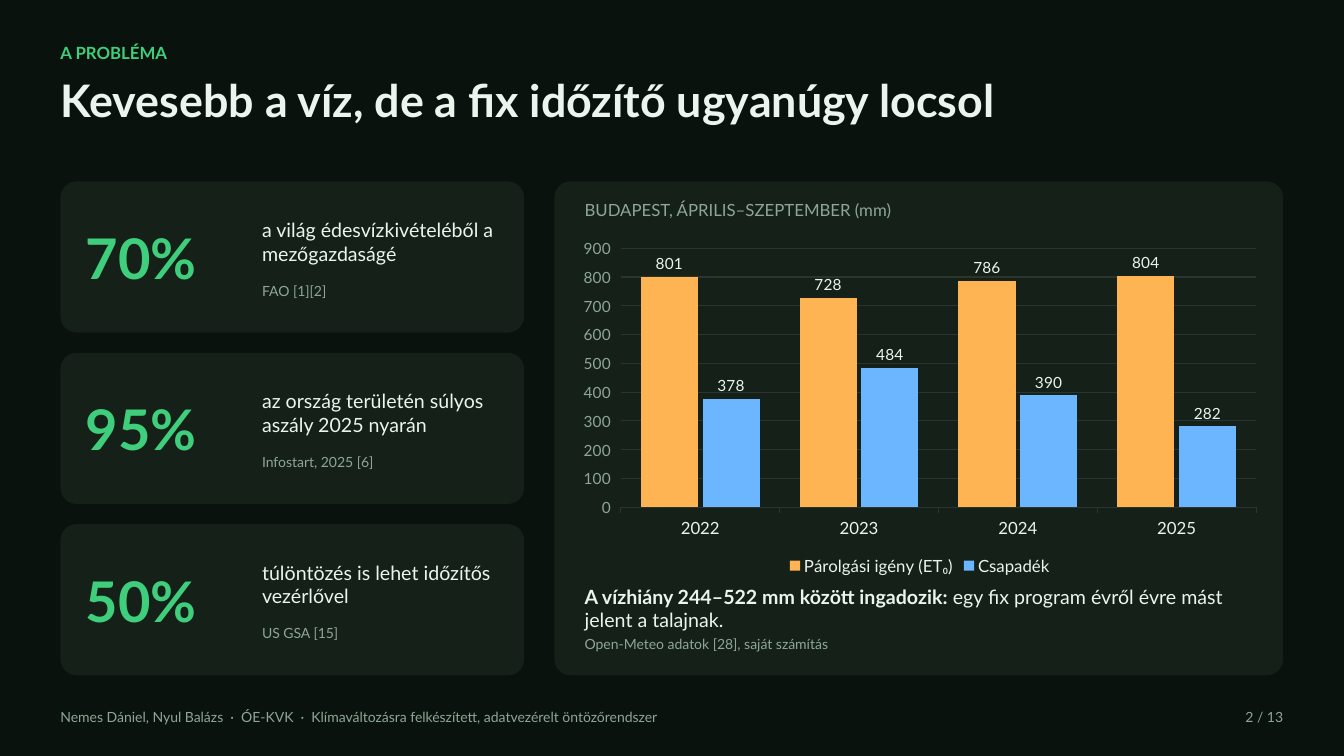
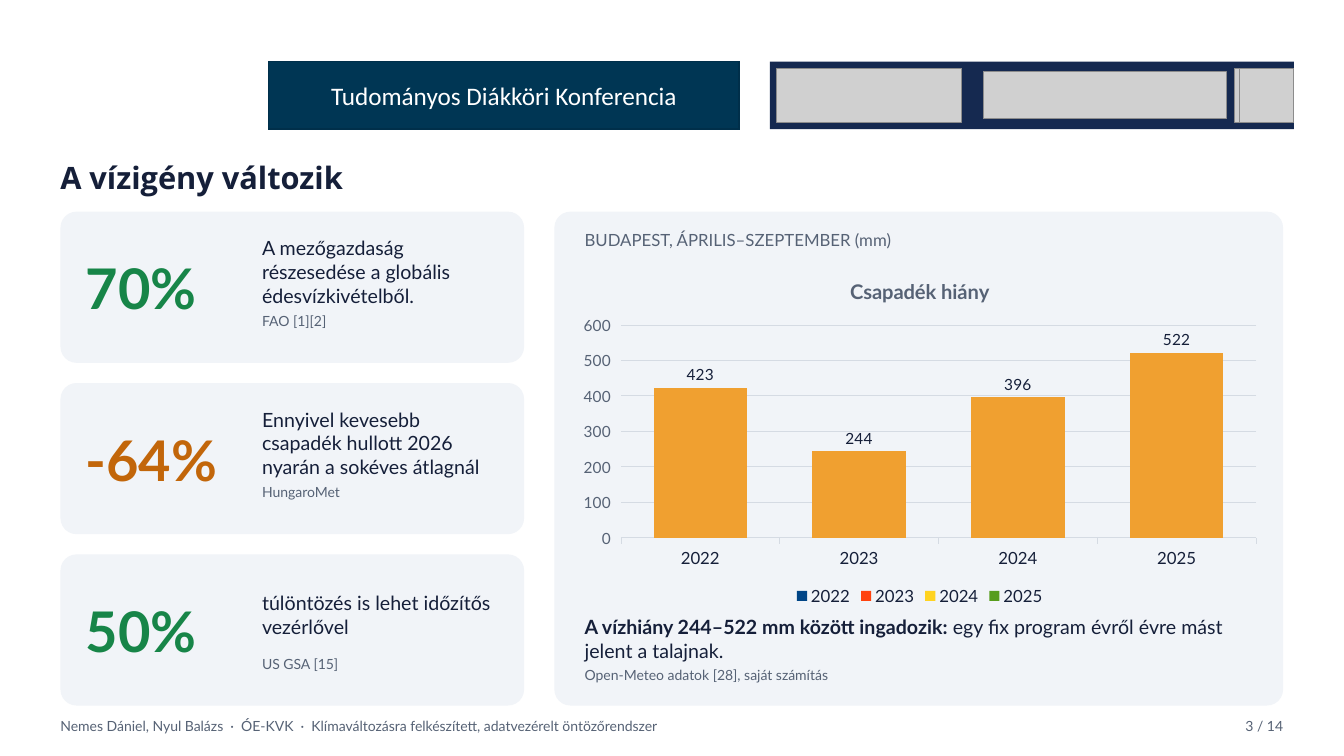
Before and after one commit to CITROMOSEPER/4-zone-irrigation-system-2026-TDK-Project, a slide deck: slide 3 of TDK_prezentacio_ND_NyB.pptx (slide 2 before the commit). Drawn at 1344x756 pixels with LibreOffice and Linux fonts; fonts in the diff are those of the drawing; grey boxes stand for pictures; background and template pictures are left out. Boxes give left, top, right and bottom in pixels: in the first picture for what was removed or moved away, otherwise in the second. Text is boxed around its words. In the diff, an @@ line names an element or a change of style, - is before the commit and + after.

```diff
--- a/TDK_prezentacio_ND_NyB.pptx
+++ b/TDK_prezentacio_ND_NyB.pptx
@@ background #0A120D to #FFFFFF at 36% opacity @@
@@ text removed at [60,45,167,59] @@
-A PROBLÉMA
@@ title removed at [60,83,994,125] @@
-Kevesebb a víz, de a fix időzítő ugyanúgy locsol
@@ rectangle added at [269,62,740,129], fill #003654, outline #002F4A 1 pt, 18 pt, text #FFFFFF @@
+Tudományos Diákköri Konferencia
@@ rectangle added at [770,62,1295,129], fill #152950 @@
@@ picture added at [776,69,962,122] @@
@@ picture added at [983,72,1226,119] @@
@@ picture added at [1234,69,1288,122] @@
@@ picture added at [1240,69,1294,122] @@
@@ text added at [60,165,343,197], 22 pt, text #151F39, bold @@
+A vízigény változik
@@ 6 texts, 4 rounded rectangles, 1 column chart: place and size @@
-6 texts, 4 rounded rectangles, 1 column chart at [60,181,1284,676]
+6 texts, 4 rounded rectangles, 1 column chart at [60,212,1284,706]
@@ fill #152019 to #F1F4F8 in 4 elements at [555,212,1284,706], [60,383,524,534], [60,555,524,706], [60,212,524,363] @@
@@ text "70%" at [86,268,197,310]: text colour #3FCF7C to #178548 @@
@@ text at [262,240,451,303]: text changed; text colour #E9F5ED to #151F39 @@
-a világ édesvízkivételéből a mezőgazdaságé
+A mezőgazdaság részesedése a globális édesvízkivételből.
@@ column chart at [570,262,1270,610] @@
@@ title "Csapadék hiány" added @@
-Párolgási igény (ET₀): 801, 728, 786, 804
+Csapadék hiány: 423, 244, 396, 522
@@ colour of Csapadék hiány #FFB454 to #F0A030 @@
@@ data labels of Csapadék hiány changed @@
-Csapadék: 378, 484, 390, 282
@@ legend changed @@
@@ category axis changed @@
@@ value axis changed @@
@@ lettering changed @@
@@ text removed at [86,409,197,451] @@
-95%
@@ text removed at [262,393,484,436] @@
-az ország területén súlyos aszály 2025 nyarán
@@ text added at [262,412,480,478], 14 pt, text #151F39 @@
+Ennyivel kevesebb csapadék hullott 2026 nyarán a sokéves átlagnál
@@ text added at [86,440,218,482], 40 pt, text #C2660A, bold @@
+-64%
@@ text removed at [262,456,374,469] @@
-Infostart, 2025 [6]
@@ text added at [262,487,340,500], 10 pt, text #566275 @@
+HungaroMet
@@ text "50%" at [86,611,197,653]: text colour #3FCF7C to #178548 @@
@@ text "50%": place and size @@
-text "50%" at [86,581,197,623]
+text "50%" at [86,611,197,653]
@@ text "túlöntözés is lehet időzítős vezérlővel" at [262,595,491,634]: text colour #E9F5ED to #151F39 @@
@@ text "A vízhiány 244–522 mm között ..." at [585,619,1222,683]: text colour #E9F5ED to #151F39 in "A vízhiány 244–522 mm között ingadozik: egy ..."; text colour #8EA697 to #566275 in "Open-Meteo adatok [28], saját számítás" @@
@@ text colour #8EA697 to #566275 in 4 elements at [60,719,657,734], [585,232,891,248], [262,315,326,328], [262,658,339,671] @@
@@ text "Nemes Dániel, Nyul Balázs · ...": place and size @@
-text "Nemes Dániel, Nyul Balázs · ..." at [60,710,657,725]
+text "Nemes Dániel, Nyul Balázs · ..." at [60,719,657,734]
@@ text removed at [1245,712,1283,722] @@
-2 / 13
@@ text added at [1245,721,1283,731], 10 pt, text #566275 @@
+3 / 14
```
Also in this commit, not shown: 12 other slides changed, 1 slide added, 3 other files.
